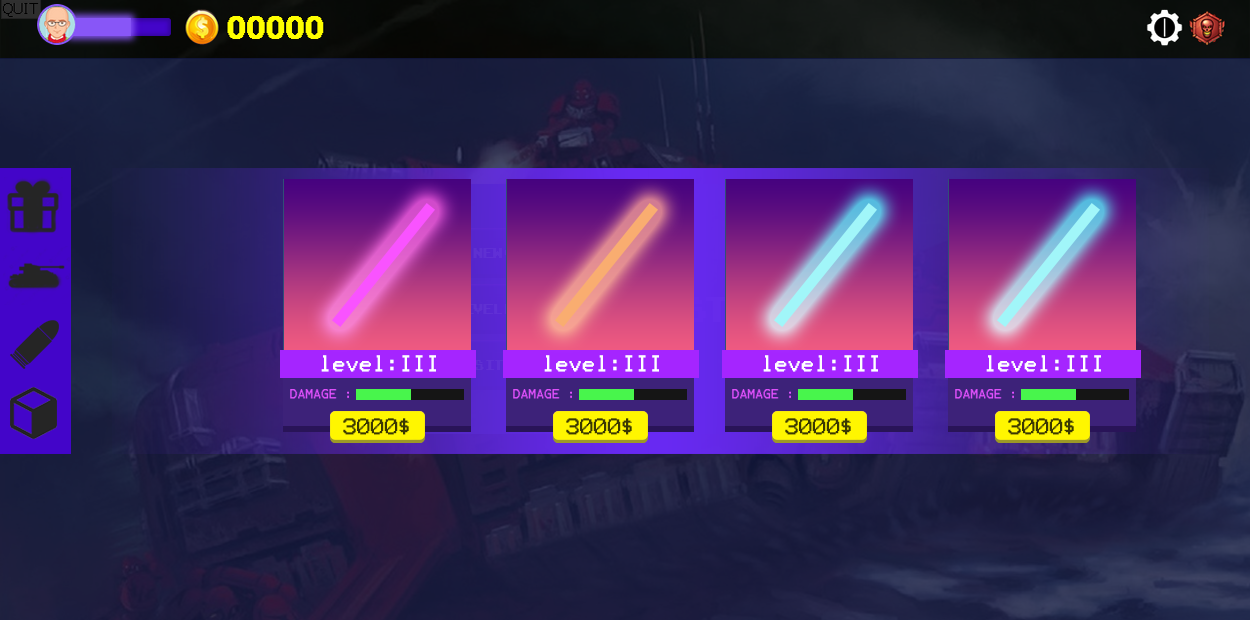
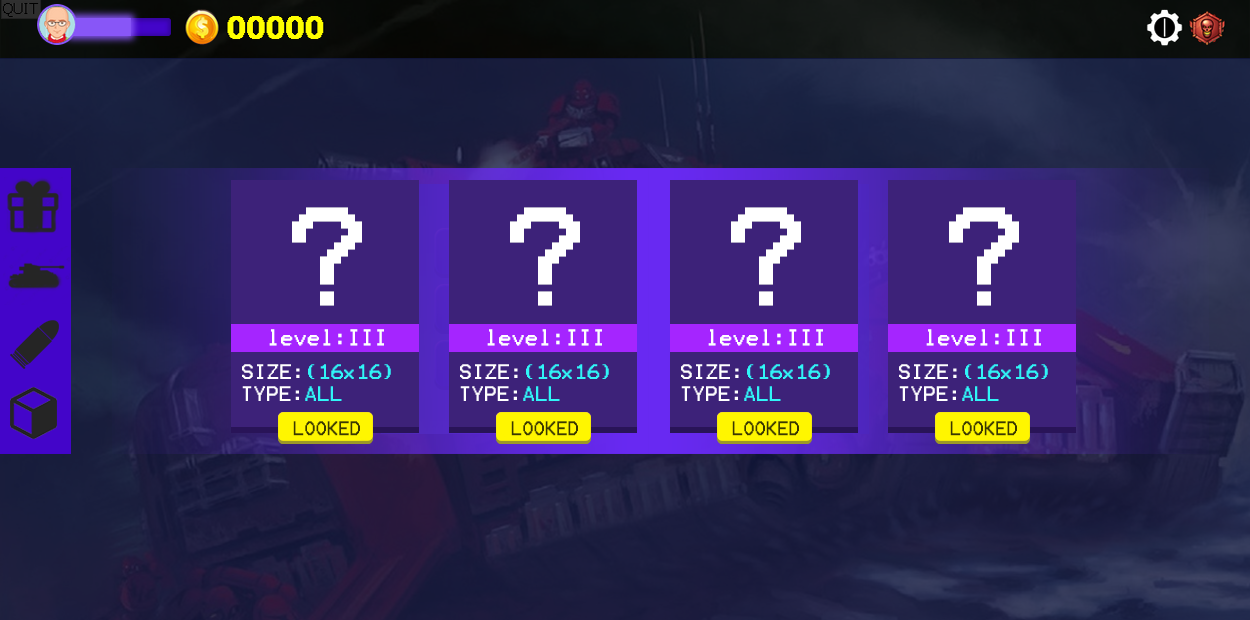
Layered file, before and after one edit (1250 × 620). Changes by layer:
added group "maps side" with 36 layers above "gift side" over [231, 180, 1076, 444]
added group "cover copy 7" with 8 layers in group "maps side" over [231, 180, 419, 444]
added layer "Rectangle 7" (1st of 11, in "maps side" › "cover copy 7") in group "cover copy 7" over [231, 180, 419, 427]
added layer "Rectangle 7 copy 2" (1st of 11, in "maps side" › "cover copy 7") in group "cover copy 7" over [231, 180, 419, 433]
added group "cover copy 6" with 8 layers in group "maps side" over [449, 180, 637, 444]
added layer "Rectangle 7" (2nd of 11, in "maps side" › "cover copy 6") in group "cover copy 6" over [449, 180, 637, 427]
added layer "Rectangle 7 copy 2" (2nd of 11, in "maps side" › "cover copy 6") in group "cover copy 6" over [449, 180, 637, 433]
added group "cover copy 5" with 8 layers in group "maps side" over [670, 180, 858, 444]
added layer "Rectangle 7" (3rd of 11, in "maps side" › "cover copy 5") in group "cover copy 5" over [670, 180, 858, 427]
added layer "Rectangle 7 copy 2" (3rd of 11, in "maps side" › "cover copy 5") in group "cover copy 5" over [670, 180, 858, 433]
moved "cover copy 3" into group "maps side" over [888, 179, 1141, 444]
painted on "Rectangle 7" (4th of 11, in "maps side" › "cover copy 3") over [888, 180, 1136, 427]
painted on "Rectangle 7 copy 2" (4th of 11, in "maps side" › "cover copy 3") over [888, 180, 1136, 433]
hid group "arms side" (59 layers) over [280, 179, 1141, 443]
removed layer "Rectangle 9" (4th of 4, in "arms side" › "cover copy 4") from group "cover copy 4" over [997, 203, 1100, 327]
moved "arms side copy 3" into group "arms side" over [280, 179, 476, 443]
moved "arms side copy 2" into group "arms side" over [503, 179, 699, 443]
moved "arms side copy" into group "arms side" over [722, 179, 918, 443]
…and 26 more changes (19 added, 1 mask, 1 moved_by, 6 painted, 2 renamed)
